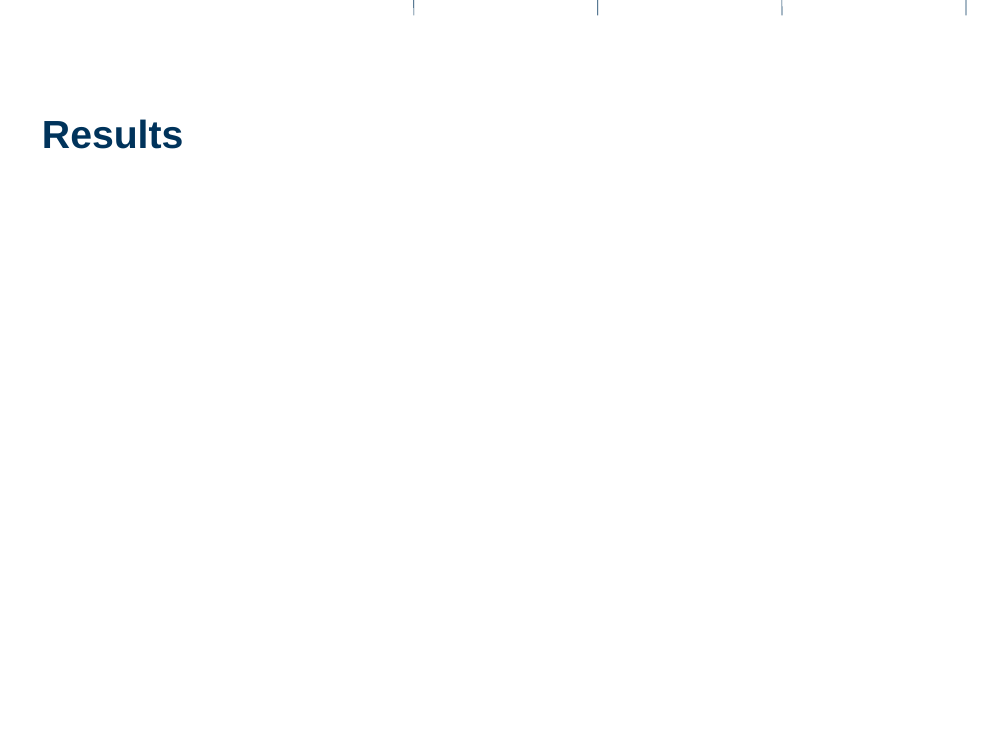
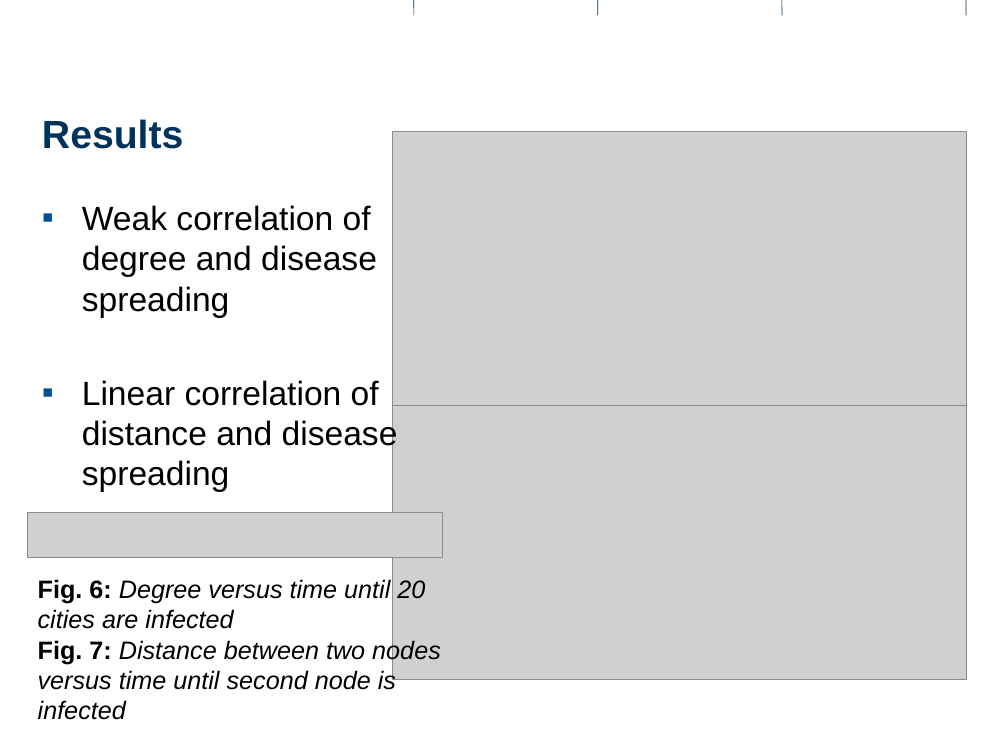
Before and after one commit to Pascal-Stucheli/Epidemic_Simulation_SS2012, a slide deck: slide 10 of presentation/Epicdemics_presentation.pptx. Drawn at 1008x756 pixels with LibreOffice and Linux fonts; fonts in the diff are those of the drawing; grey boxes stand for pictures; background and template pictures are left out. Boxes give left, top, right and bottom in pixels: in the first picture for what was removed or moved away, otherwise in the second. Text is boxed around its words. In the diff, an @@ line names an element or a change of style, - is before the commit and + after.

```diff
--- a/presentation/Epicdemics_presentation.pptx
+++ b/presentation/Epicdemics_presentation.pptx
@@ picture added at (x1=393, y1=132, x2=968, y2=406) @@
@@ text added at (x1=82, y1=205, x2=398, y2=492), 24 pt, text #000000 @@
+▪ Weak correlation of degree and disease spreading
+▪ Linear correlation of distance and disease spreading
@@ picture added at (x1=393, y1=406, x2=968, y2=680) @@
@@ picture added at (x1=28, y1=513, x2=443, y2=557) @@
@@ text added at (x1=38, y1=579, x2=441, y2=720), 18 pt, text #000000, italic @@
+Fig. 6: Degree versus time until 20 cities are infected
+Fig. 7: Distance between two nodes versus time until second node is infected
```
Also in this commit, not shown: 3 other slides changed.
